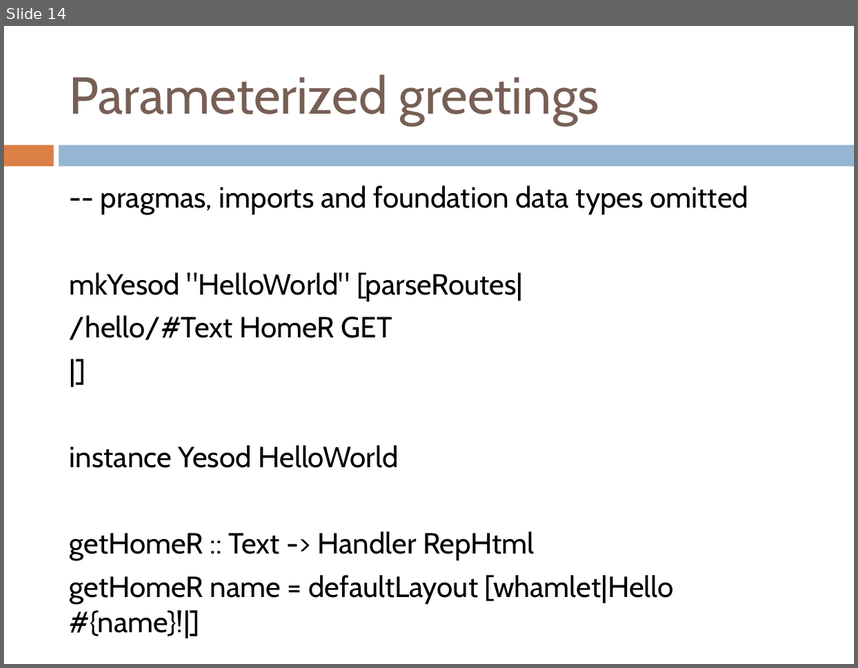
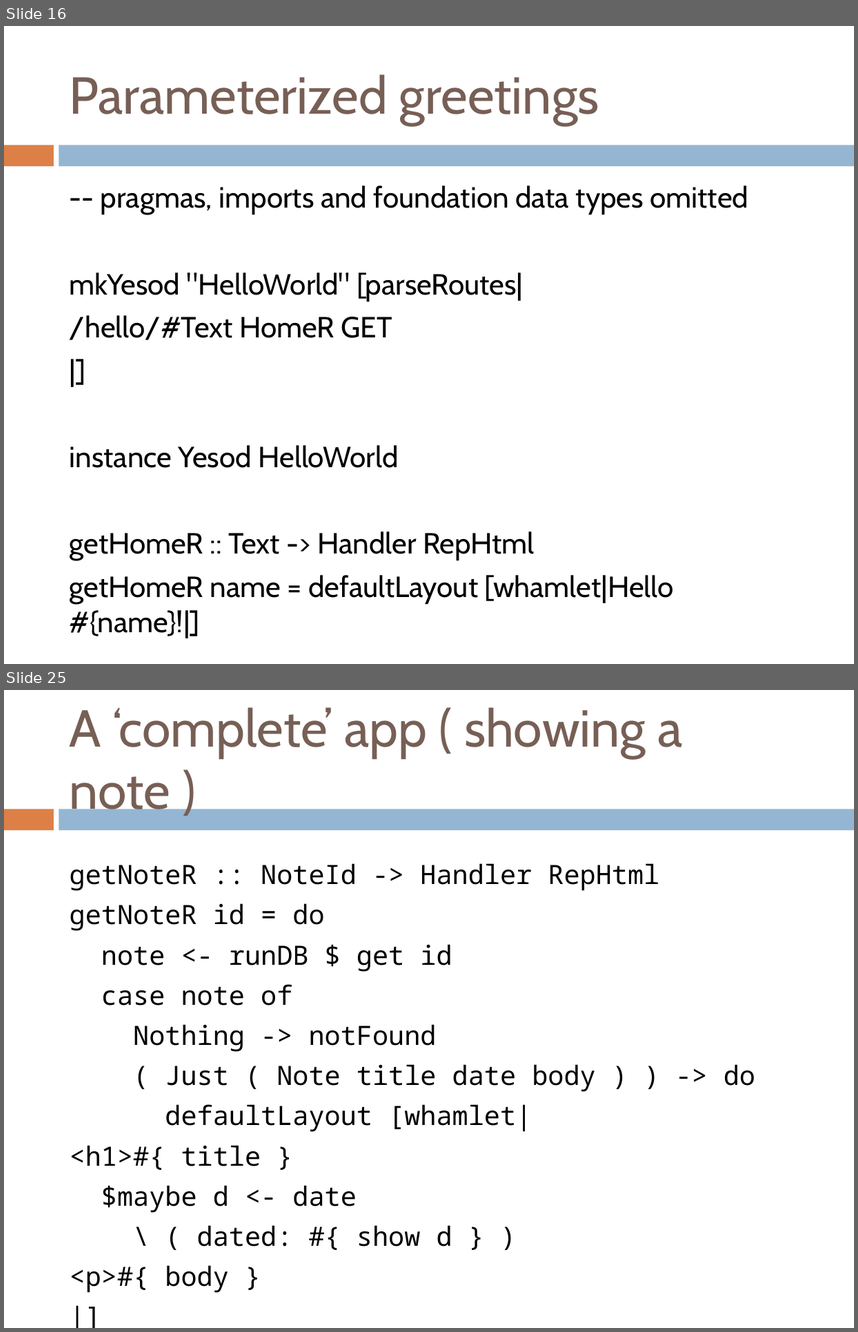
Before and after one commit to benkolera/talk-yesod, a slide deck: TypeSafeWebDevWithYesodAndHaskell.pptx. Shown one above the other, each under a label of ours: slide 14 before the commit, slides 16 and 25 after it; the slides between them are not shown. The pictures are 858x668 and 858x1332 pixels, drawn with LibreOffice and Linux fonts; fonts in the diff are those of the drawing. Boxes give left, top, right and bottom in pixels: in the first picture for what was removed or moved away, otherwise in the second. Text is boxed around its words. In the diff, an @@ line names an element or a change of style, - is before the commit and + after.

```diff
--- a/TypeSafeWebDevWithYesodAndHaskell.pptx
+++ b/TypeSafeWebDevWithYesodAndHaskell.pptx
@@ slide 25 added at [4, 690, 854, 1328], background #FFFFFF; not listed: 2 template elements that a slide beside it also shows @@
@@ title added at [70, 707, 682, 820], 44 pt, text #775F55 @@
+A ‘complete’ app ( showing a note )
@@ text added at [70, 863, 755, 1292], 22.5 pt, text #000000 @@
+getNoteR :: NoteId -> Handler RepHtml
+getNoteR id = do
+note <- runDB $ get id
+case note of
+Nothing -> notFound
+( Just ( Note title date body ) ) -> do
+defaultLayout [whamlet|
+<h1>#{ title }
+$maybe d <- date
+\ ( dated: #{ show d } )
+<p>#{ body }
+|]
@@ what was slide 14 is now slide 16 @@
```
Also in this commit, not shown: 2 slides changed, 11 other slides added, 2 other files.
